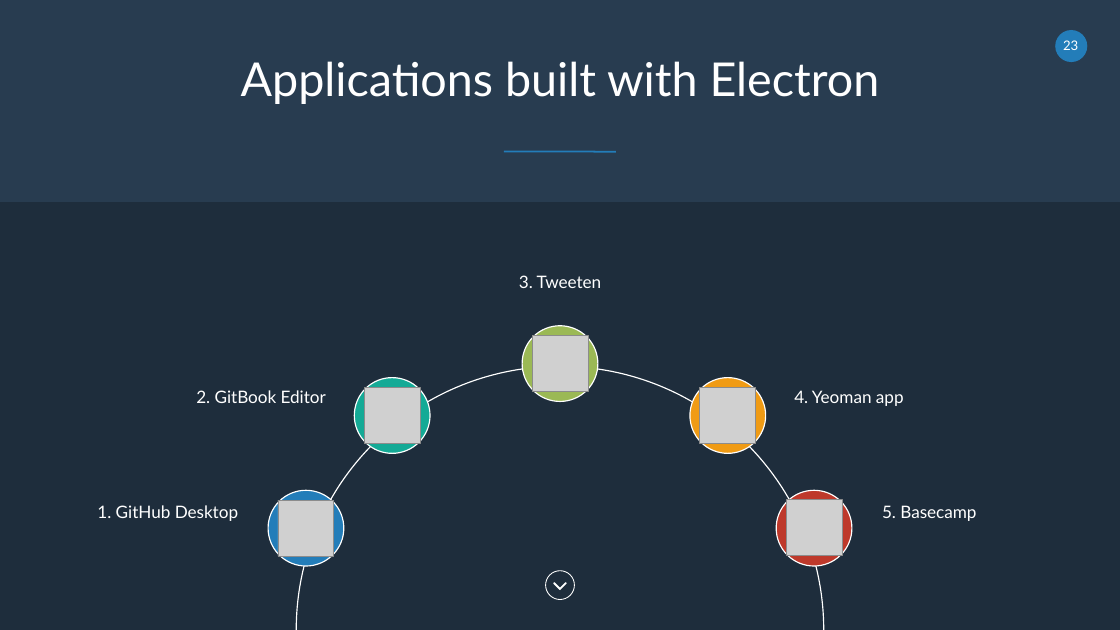
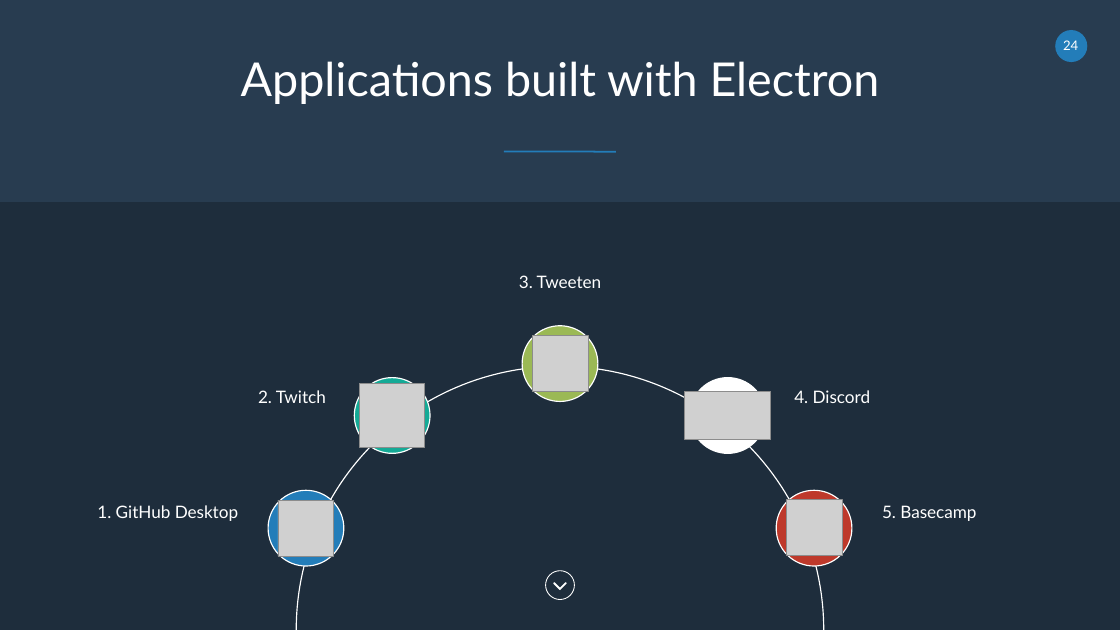
Before and after one commit to cwoodruff/electron_demos, a slide deck: slide 24 of Electron Desktop Development for Web Developers.pptx (slide 23 before the commit). Drawn at 1120x630 pixels with LibreOffice and Linux fonts; fonts in the diff are those of the drawing; grey boxes stand for pictures. Boxes give left, top, right and bottom in pixels: in the first picture for what was removed or moved away, otherwise in the second. Text is boxed around its words. In the diff, an @@ line names an element or a change of style, - is before the commit and + after.

```diff
--- a/Electron Desktop Development for Web Developers.pptx
+++ b/Electron Desktop Development for Web Developers.pptx
@@ page number at [1063,40,1078,50]: text changed @@
-23
+24
@@ picture: place and size @@
-picture at [365,387,421,444]
+picture at [360,383,424,448]
@@ freeform shape at [690,378,765,454]: fill #F09B14 to #FFFFFF @@
@@ text at [258,390,326,403]: text changed @@
-2. GitBook Editor
+2. Twitch
@@ picture: place and size @@
-picture at [700,387,756,444]
+picture at [685,392,770,440]
@@ text at [794,390,871,403]: text changed @@
-4. Yeoman app
+4. Discord
```
Also in this commit, not shown: 7 other slides changed, 1 slide added.
